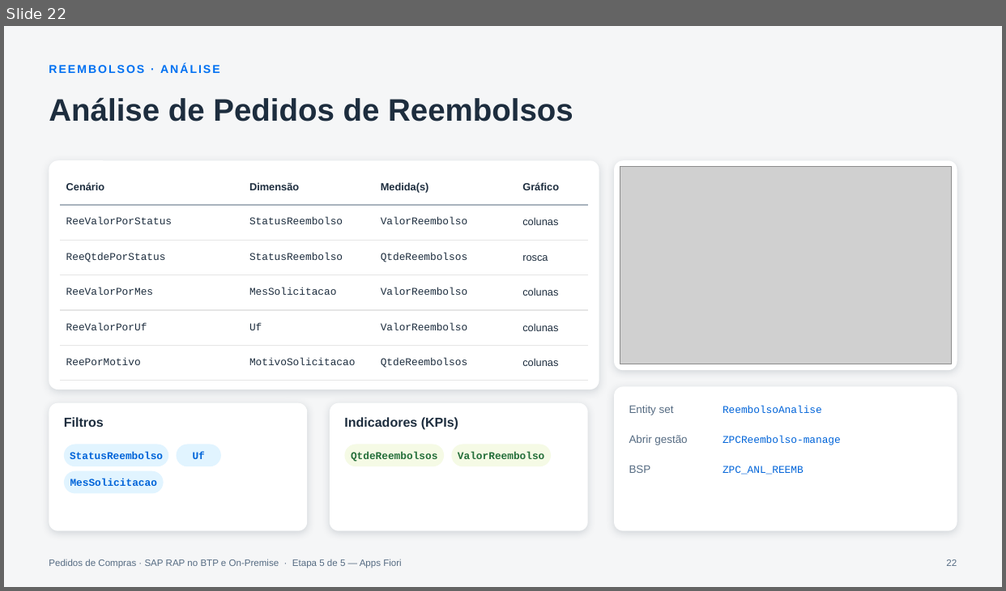
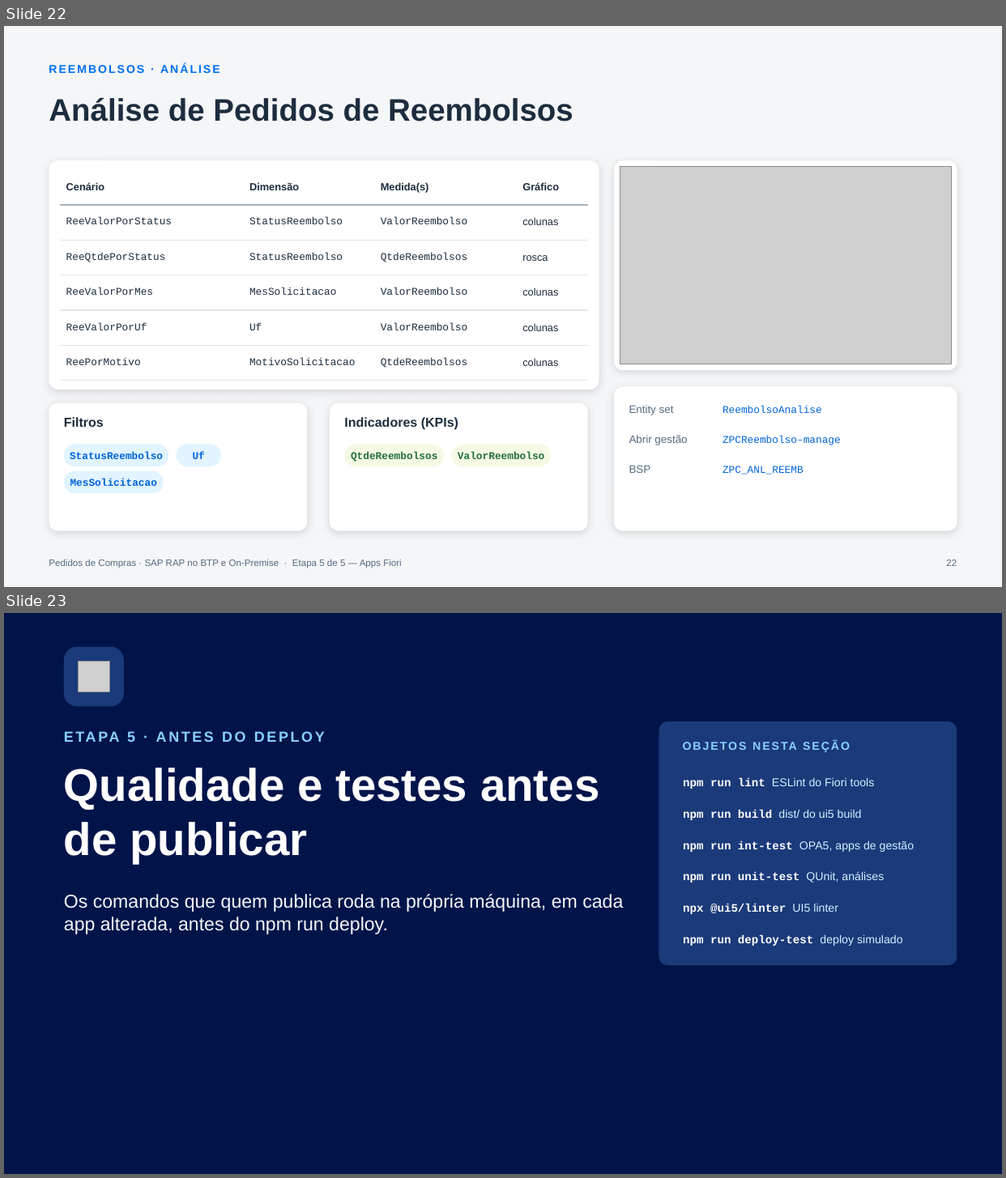
Before and after one commit to AdrianoBispo/sap-abap-rap-pedidos-de-compras-app, a slide deck: docs/apresentacoes/05-apps-fiori.pptx. Shown one above the other, each under a label of ours: slide 22 before the commit, slides 22 and 23 after it. The pictures are 1006x591 and 1006x1178 pixels, drawn with LibreOffice and Linux fonts; fonts in the diff are those of the drawing; grey boxes stand for pictures. Boxes give left, top, right and bottom in pixels: in the first picture for what was removed or moved away, otherwise in the second. Text is boxed around its words. In the diff, an @@ line names an element or a change of style, - is before the commit and + after.

```diff
--- a/docs/apresentacoes/05-apps-fiori.pptx
+++ b/docs/apresentacoes/05-apps-fiori.pptx
@@ slide 23 added at [4,613,1002,1174], background #00144A @@
@@ rounded rectangle added at [64,647,124,707], fill #1B3A7A @@
@@ picture added at [78,661,109,692] @@
@@ text added at [127,731,135,742], 14 pt, text #89D1FF, bold @@
+ETAPA 5 · ANTES DO DEPLOY
@@ rounded rectangle added at [659,722,957,965], fill #1B3A7A @@
@@ text added at [681,735,935,756], 11 pt, text #89D1FF, bold @@
+OBJETOS NESTA SEÇÃO
@@ title added at [64,768,599,864], 44 pt, text #FFFFFF, bold @@
+Qualidade e testes antes de publicar
@@ text added at [683,778,875,789], 11 pt, text #D1EFFF @@
+npm run lint ESLint do Fiori tools
@@ text added at [683,810,862,820], 11 pt, text #D1EFFF @@
+npm run build dist/ do ui5 build
@@ text added at [683,841,914,852], 11 pt, text #D1EFFF @@
+npm run int-test OPA5, apps de gestão
@@ text added at [683,871,884,883], 11 pt, text #FFFFFF, bold @@
+npm run unit-test QUnit, análises
@@ text added at [64,894,623,935], 18 pt, text #F5F6F7 @@
+Os comandos que quem publica roda na própria máquina, em cada app alterada, antes do npm run deploy.
@@ text added at [683,904,838,914], 11 pt, text #FFFFFF, bold @@
+npx @ui5/linter UI5 linter
@@ text added at [683,935,903,946], 11 pt, text #FFFFFF, bold @@
+npm run deploy-test deploy simulado
```
Also in this commit, not shown: 1 slide changed, 2 other slides added.
